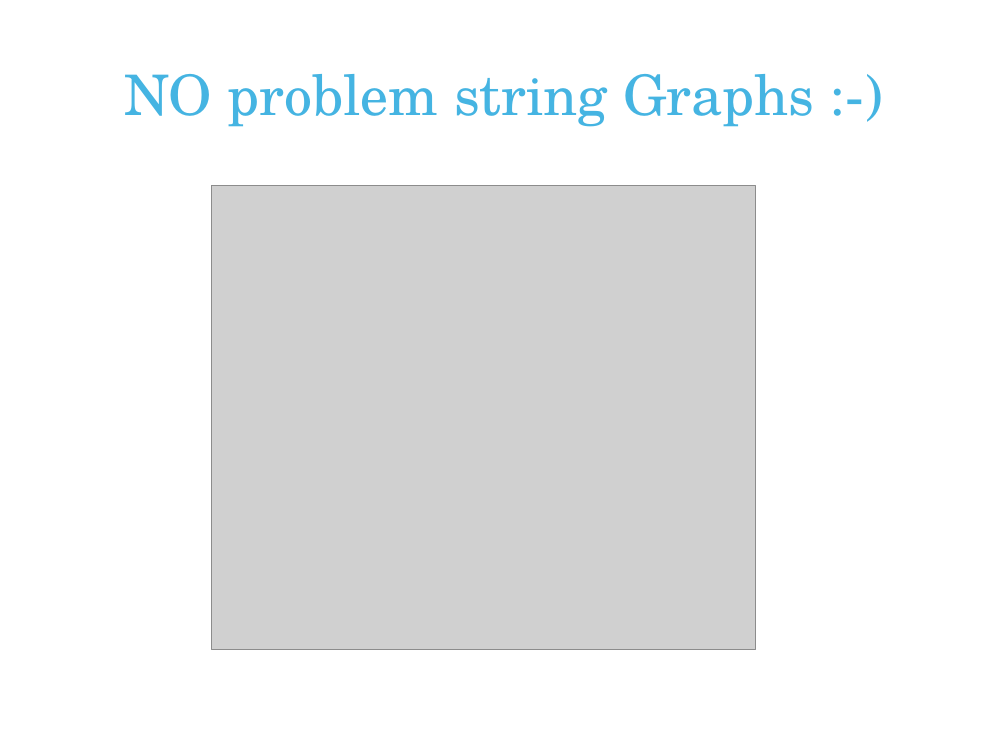
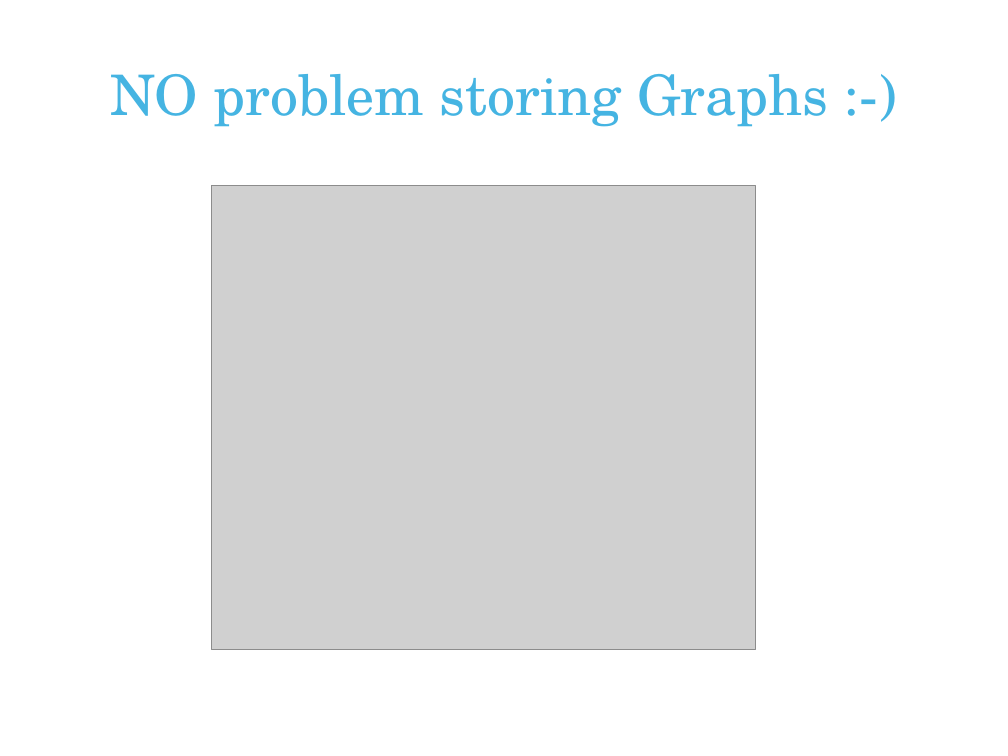
Before and after one commit to andreasronge/andreasronge.github.com, a slide deck: slide 13 of JRubyConf.odp (slide 14 before the commit). Drawn at 1008x756 pixels with LibreOffice and Linux fonts; fonts in the diff are those of the drawing; grey boxes stand for pictures; background and template pictures are left out. Boxes give left, top, right and bottom in pixels: in the first picture for what was removed or moved away, otherwise in the second. Text is boxed around its words. In the diff, an @@ line names an element or a change of style, - is before the commit and + after.

```diff
--- a/JRubyConf.odp
+++ b/JRubyConf.odp
@@ title at (x1=110, y1=74, x2=828, y2=127): text changed @@
-NO problem string Graphs :-)
+NO problem storing Graphs :-)
```
Also in this commit, not shown: 5 other slides changed, 1 slide added, 1 slide removed.
